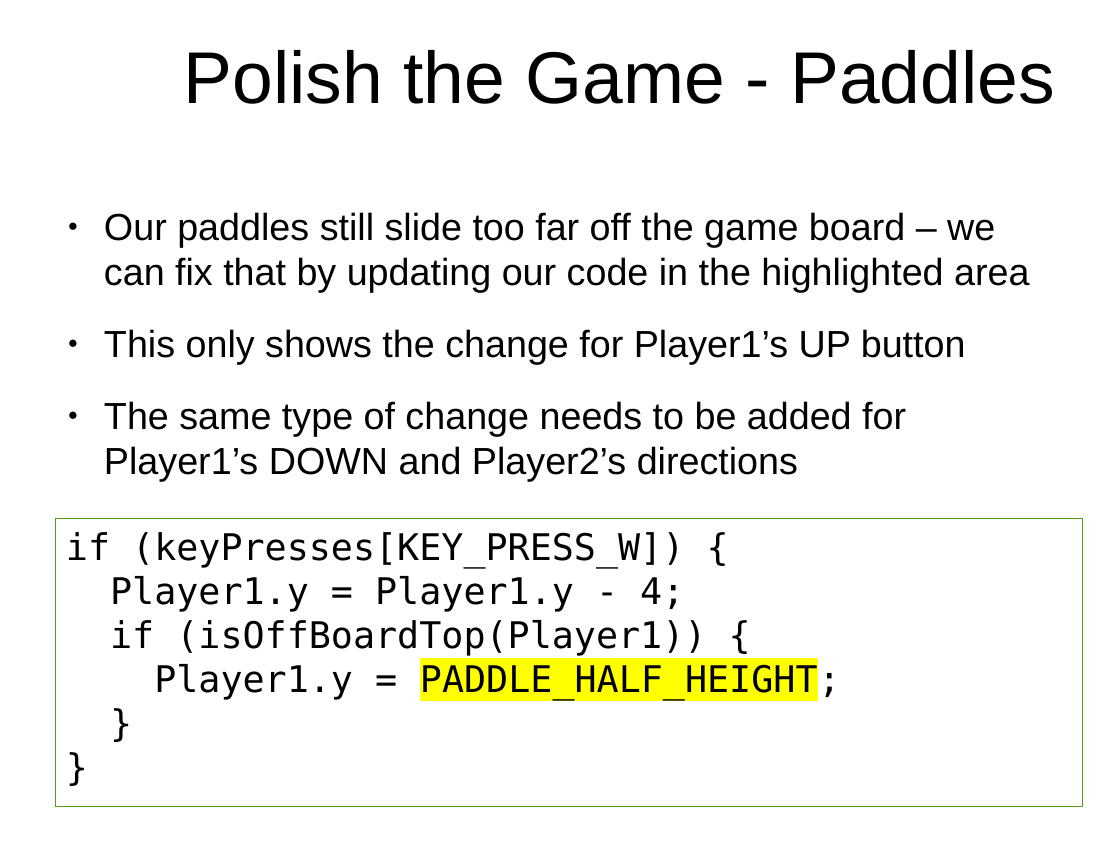
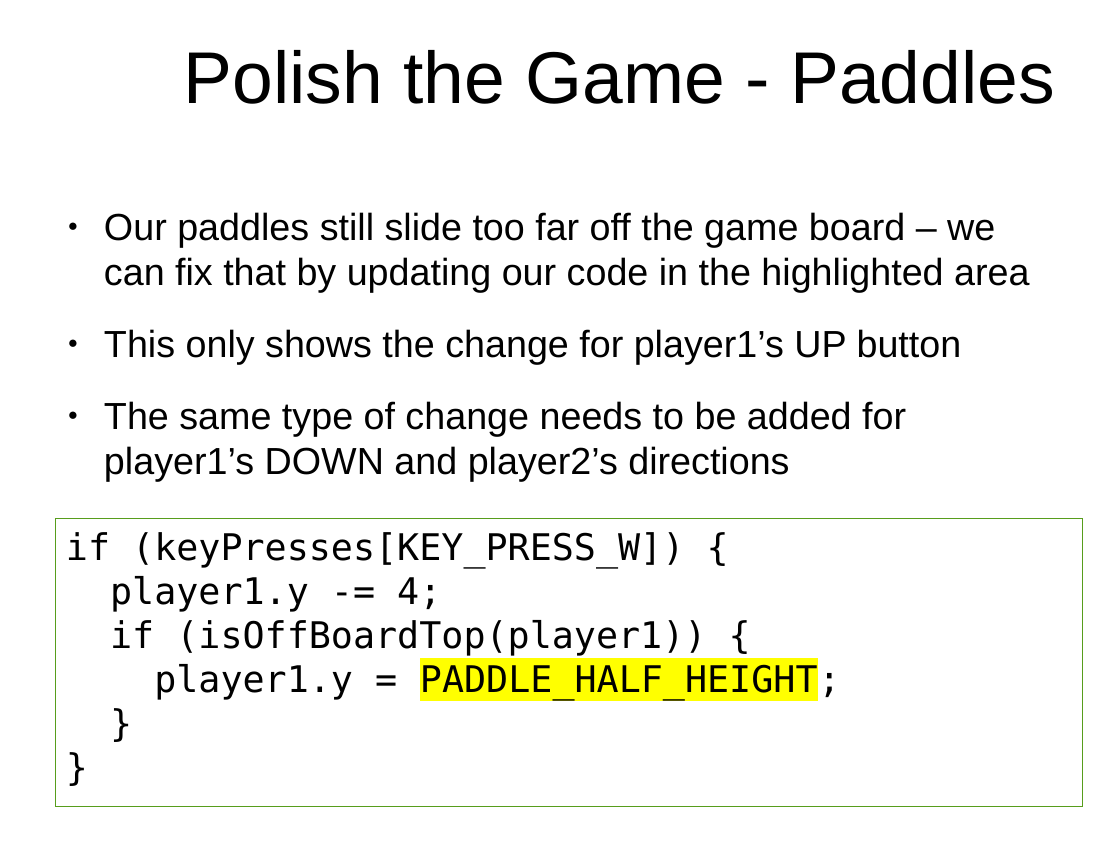
Before and after one commit to hillylew/PaddleBattle, a slide deck: slide 29 of PaddleBattle - Explorathon.odp. Drawn at 1120x841 pixels with LibreOffice and Linux fonts; fonts in the diff are those of the drawing; background and template pictures are left out. Boxes give left, top, right and bottom in pixels: in the first picture for what was removed or moved away, otherwise in the second. Text is boxed around its words. In the diff, an @@ line names an element or a change of style, - is before the commit and + after.

Commit message:
Updates to the lesson to decrease the difficulty of typing, and allow the class to complete more of the game by the end of the lesson

```diff
--- a/PaddleBattle - Explorathon.odp
+++ b/PaddleBattle - Explorathon.odp
@@ text at <box>104,329,962,481</box>: text changed @@
-● This only shows the change for Player1’s UP button
-● The same type of change needs to be added for Player1’s DOWN and Player2’s directions
+● This only shows the change for player1’s UP button
+● The same type of change needs to be added for player1’s DOWN and player2’s directions
@@ text in rectangle at <box>110,576,840,700</box>: text changed @@
-Player1.y = Player1.y - 4;
-if (isOffBoardTop(Player1)) {
-Player1.y = PADDLE_HALF_HEIGHT;
+player1.y -= 4;
+if (isOffBoardTop(player1)) {
+player1.y = PADDLE_HALF_HEIGHT;
```
Also in this commit, not shown: 17 other slides changed, 2 other files.
